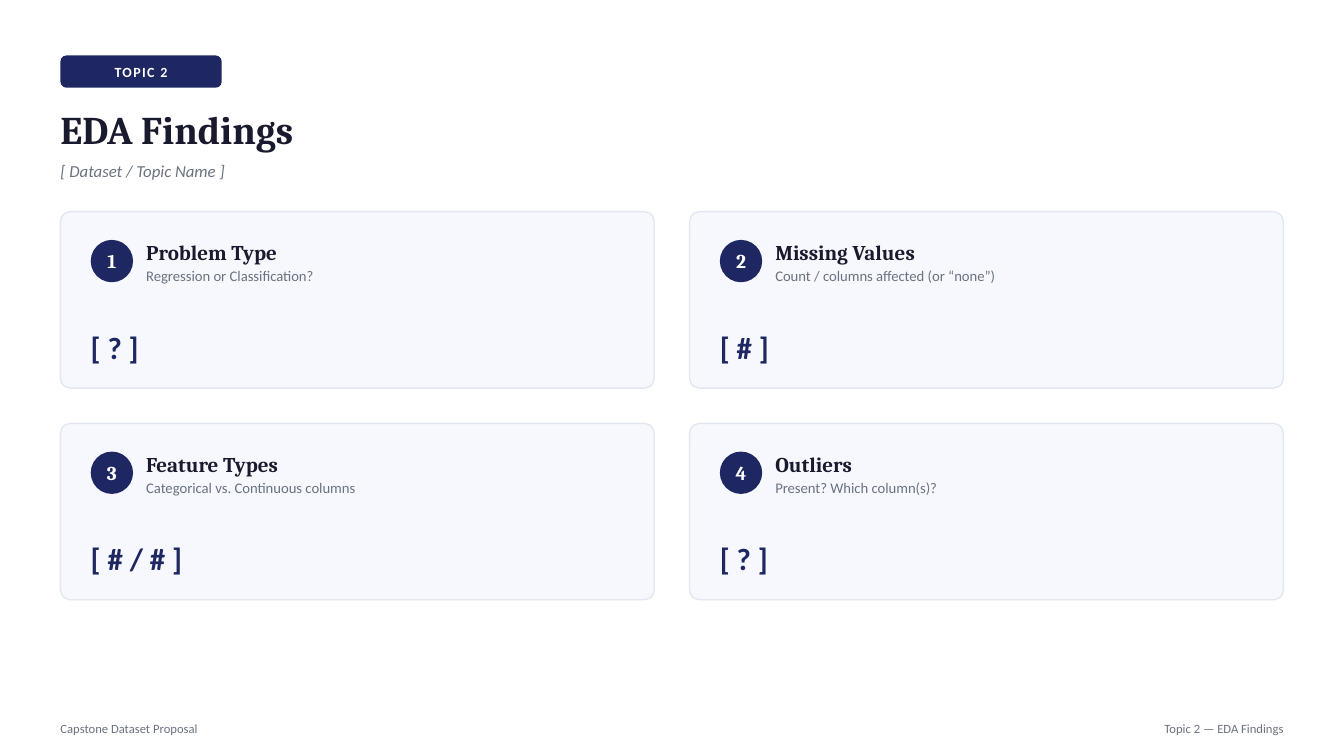
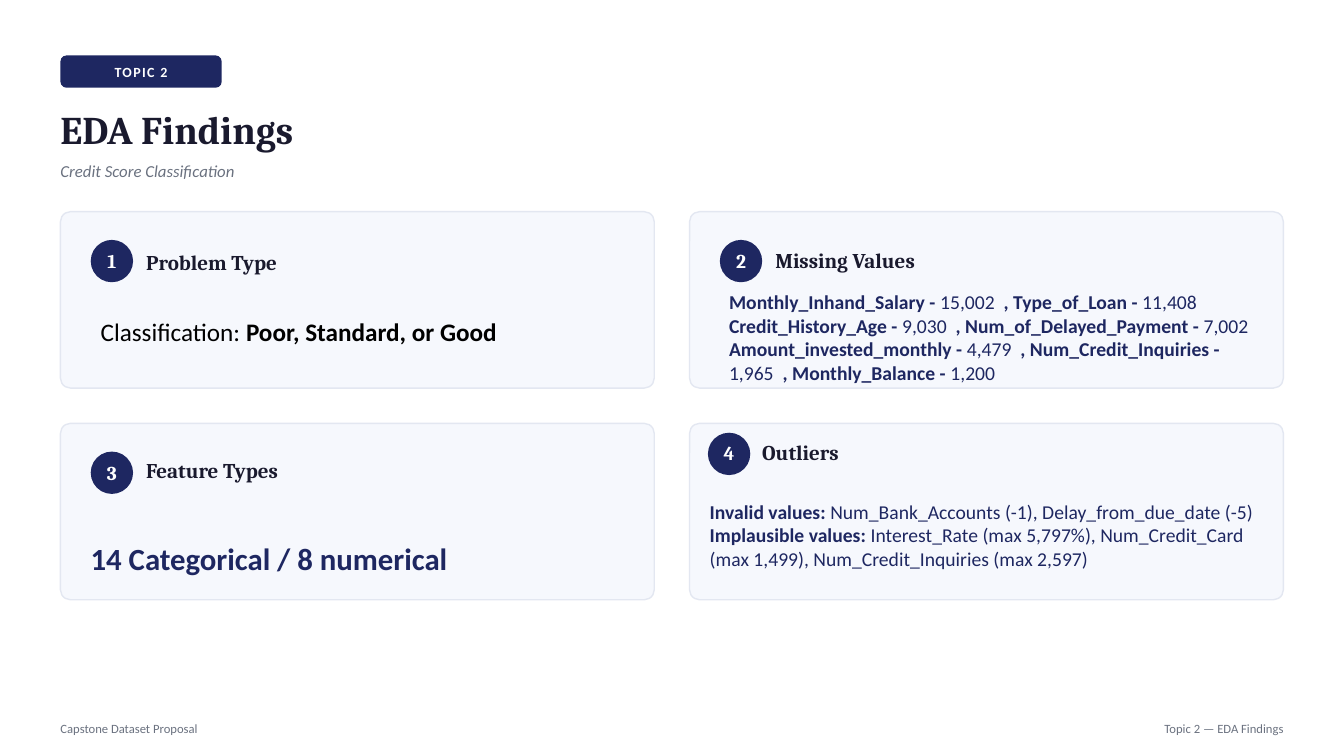
Before and after one commit to sayedali777/labs_projects, a slide deck: slide 5 of projects/Capstone Project/1. Lightning Talk #1/Presentation.pptx. Drawn at 1344x756 pixels with LibreOffice and Linux fonts; fonts in the diff are those of the drawing. Boxes give left, top, right and bottom in pixels: in the first picture for what was removed or moved away, otherwise in the second. Text is boxed around its words. In the diff, an @@ line names an element or a change of style, - is before the commit and + after.

```diff
--- a/projects/Capstone Project/1. Lightning Talk #1/Presentation.pptx
+++ b/projects/Capstone Project/1. Lightning Talk #1/Presentation.pptx
@@ text at box(60, 165, 234, 179): text changed @@
-[ Dataset / Topic Name ]
+Credit Score Classification
@@ text "Problem Type": place and size @@
-text "Problem Type" at box(146, 245, 277, 265)
+text "Problem Type" at box(146, 255, 277, 275)
@@ text "Missing Values": place and size @@
-text "Missing Values" at box(775, 245, 915, 265)
+text "Missing Values" at box(775, 253, 915, 273)
@@ text removed at box(146, 271, 314, 284) @@
-Regression or Classification?
@@ text at box(729, 295, 1249, 383): text changed; size 22 to 14 pt @@
-[ # ]
+Monthly_Inhand_Salary - 15,002 , Type_of_Loan - 11,408
+Credit_History_Age - 9,030 , Num_of_Delayed_Payment - 7,002
+Amount_invested_monthly - 4,479 , Num_Credit_Inquiries - 1,965 , Monthly_Balance - 1,200
@@ text removed at box(775, 270, 995, 283) @@
-Count / columns affected (or “none”)
@@ text removed at box(91, 326, 624, 368) @@
-[ ? ]
@@ text added at box(101, 323, 497, 345), 18 pt, text #000000, bold @@
+Classification: Poor, Standard, or Good
@@ text "4": place and size @@
-text "4" at box(736, 466, 747, 480)
+text "4" at box(724, 446, 735, 460)
@@ rounded rectangle: place and size @@
-rounded rectangle at box(720, 452, 762, 494)
+rounded rectangle at box(708, 433, 750, 475)
@@ text "Outliers": place and size @@
-text "Outliers" at box(775, 457, 852, 472)
+text "Outliers" at box(762, 445, 839, 460)
@@ text "Feature Types": place and size @@
-text "Feature Types" at box(146, 458, 278, 477)
+text "Feature Types" at box(146, 464, 278, 483)
@@ text removed at box(146, 483, 355, 496) @@
-Categorical vs. Continuous columns
@@ text at box(710, 505, 1253, 569): text changed; size 22 to 14 pt; bold off @@
-[ ? ]
+Invalid values: Num_Bank_Accounts (-1), Delay_from_due_date (-5)
+Implausible values: Interest_Rate (max 5,797%), Num_Credit_Card (max 1,499), Num_Credit_Inquiries (max 2,597)
@@ text removed at box(775, 482, 937, 495) @@
-Present? Which column(s)?
@@ text at box(91, 548, 447, 576): text changed @@
-[ # / # ]
+14 Categorical / 8 numerical
```
Also in this commit, not shown: 4 other slides changed, 1 slide added, 3 other files.
